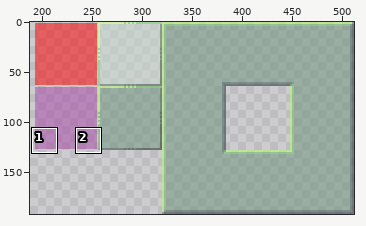
Edited in one commit: sprite sheet (assets/chess_tileset.png). Above: a wide view before the commit, with the close-up outlined.
Close-up. Before the commit:
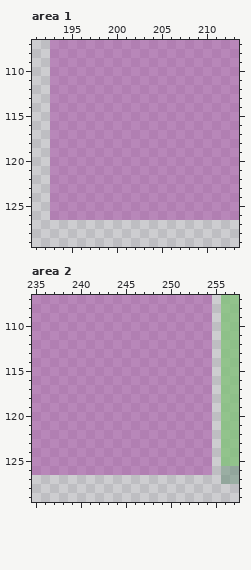
The file is 512x192 pixels. Shown: area 1: x 191..213, y 107..129; area 2: x 235..257, y 107..129. The wide view leaves out empty margins. The commit also changed other parts of the picture, which this record leaves out.
And afterwards:
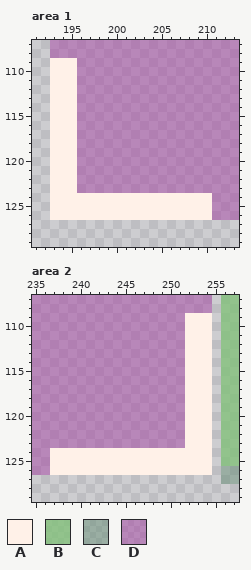
Palette (. is transparent): A #fff1e8  B #7ec076c0  C #678f7780  D #a546a485
Edits made:
Area 1:
y 109..123: x 193..195 DDD -> AAA
y 124..126: x 193..210 DDDDDDDDDDDDDDDDDD -> AAAAAAAAAAAAAAAAAA
Area 2:
y 109..123: x 252..254 DDD -> AAA
y 124..126: x 237..254 DDDDDDDDDDDDDDDDDD -> AAAAAAAAAAAAAAAAAA
Changed places in both close-ups, as pixel boxes (x1, y1, x2, y2):
changed: (50, 58, 212, 220)
changed: (50, 313, 212, 475)
